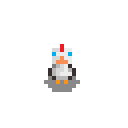
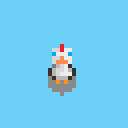
Before/after of a (128, 128) layered artwork. What changed in the layer stack:
added layer "Layer 2" above "Layer 1" over [52, 44, 72, 96]
painted on "Layer 1" over [44, 44, 80, 88]
added layer "Layer 6" over [0, 0, 128, 128]
